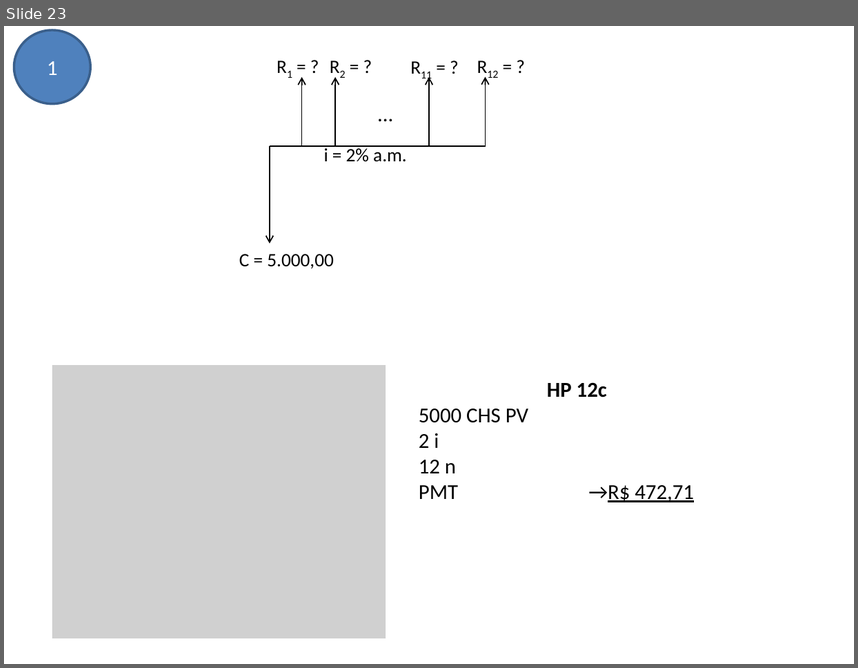
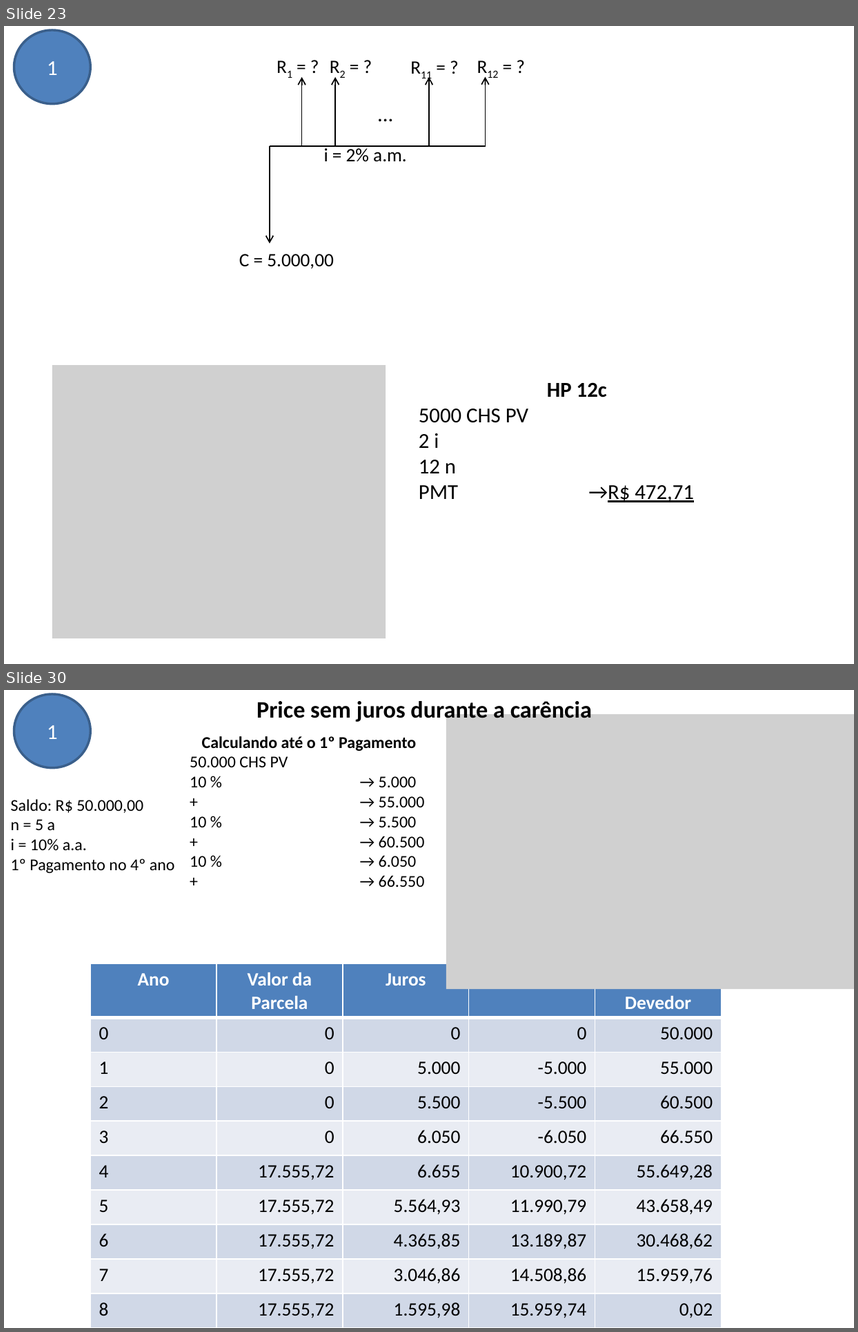
Before and after one commit to avelinoferreiragf/avelino, a slide deck: Gestao Estrategica TI/06 - Análise de Viabilidade de Projetos/Exercícios.pptx. Shown one above the other, each under a label of ours: slide 23 before the commit, slides 23 and 30 after it; the slides between them are not shown. The pictures are 858x668 and 858x1332 pixels, drawn with LibreOffice and Linux fonts; fonts in the diff are those of the drawing; grey boxes stand for pictures. Boxes give left, top, right and bottom in pixels: in the first picture for what was removed or moved away, otherwise in the second. Text is boxed around its words. In the diff, an @@ line names an element or a change of style, - is before the commit and + after.

```diff
--- a/Gestao Estrategica TI/06 - Análise de Viabilidade de Projetos/Exercícios.pptx
+++ b/Gestao Estrategica TI/06 - Análise de Viabilidade de Projetos/Exercícios.pptx
@@ slide 30 added at (4,690,854,1328), background #FFFFFF @@
@@ ellipse added at (14,694,91,768), fill #4F81BD, outline #3A5F8C 2 pt, 18 pt, text #FFFFFF @@
+1
@@ text added at (257,698,592,724), 20 pt, text #000000, bold @@
+Price sem juros durante a carência
@@ picture added at (446,715,854,989) @@
@@ text added at (190,736,425,887), 14 pt, text #000000 @@
+Calculando até o 1º Pagamento
+50.000 CHS PV
+10 % → 5.000
++ → 55.000
+10 % → 5.500
++ → 60.500
+10 % → 6.050
++ → 66.550
@@ text added at (11,799,175,873), 14 pt, text #000000 @@
+Saldo: R$ 50.000,00
+n = 5 a
+i = 10% a.a.
+1º Pagamento no 4º ano
@@ table added at (91,964,720,1328), 10 rows, 5 columns @@
+Ano | Valor da Parcela | Juros | Amortização | Saldo Devedor
+0 | 0 | 0 | 0 | 50.000
+1 | 0 | 5.000 | -5.000 | 55.000
+2 | 0 | 5.500 | -5.500 | 60.500
+3 | 0 | 6.050 | -6.050 | 66.550
+4 | 17.555,72 | 6.655 | 10.900,72 | 55.649,28
+5 | 17.555,72 | 5.564,93 | 11.990,79 | 43.658,49
+6 | 17.555,72 | 4.365,85 | 13.189,87 | 30.468,62
+7 | 17.555,72 | 3.046,86 | 14.508,86 | 15.959,76
+8 | 17.555,72 | 1.595,98 | 15.959,74 | 0,02
```
Also in this commit, not shown: 13 other slides added.
